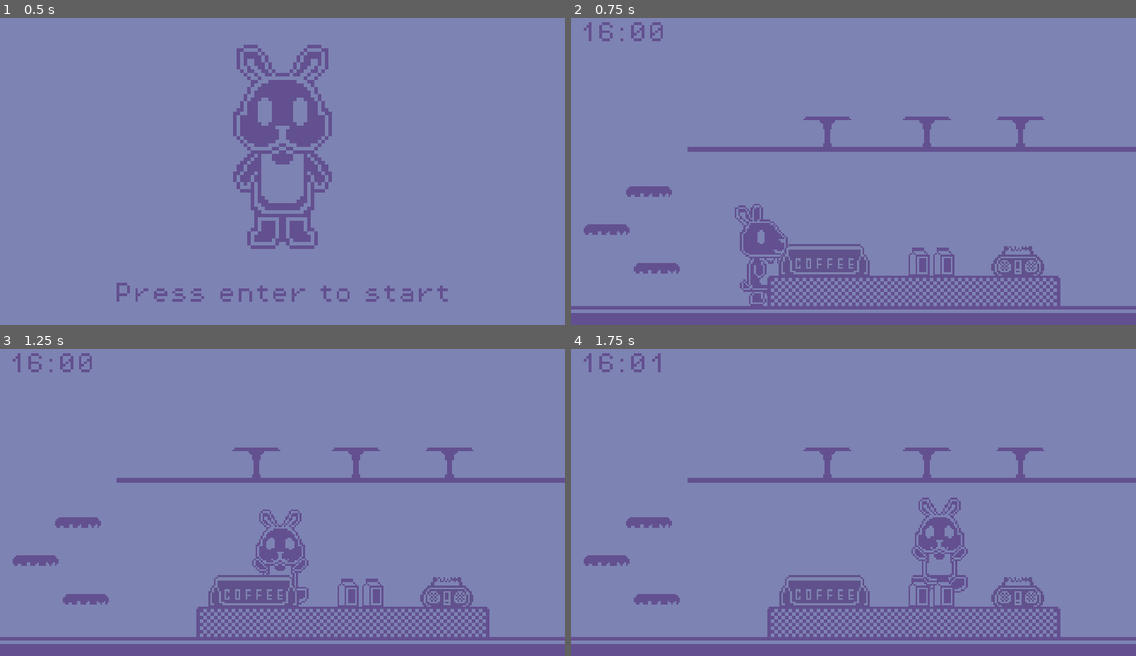
Above: before the commit, frames 1-4 (two rows, left to right).
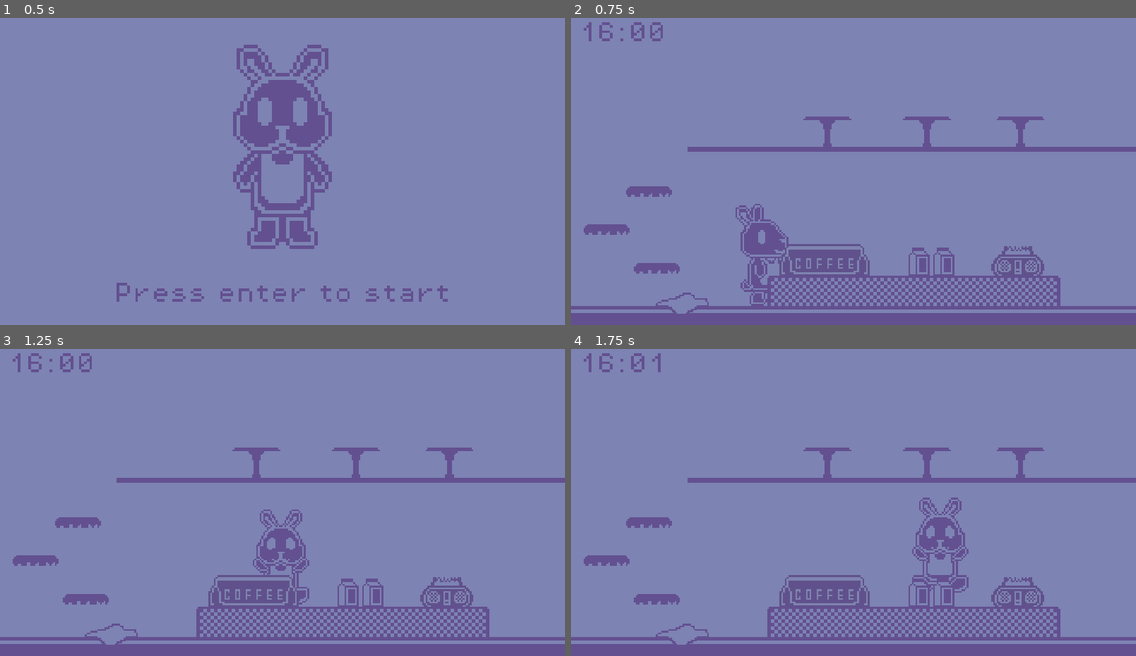
Above: after the commit, the same moments.

Repository: yndajas/1-bit-jam-2
Game: Godot game, scene res://scenes/menu.tscn
Same seed, same stepped clock (60 frames per second), same inputs: the game is played once before the commit and once after it. The project has no main scene, so this scene is started directly.
Inputs:
- Up to frame 1 (0.5 s): no input
- Up to frame 2 (0.75 s): tap Enter (start_game) at 0.5 s; hold Right (move_right) from 0.53 s (still down); hold F (interact) from 0.53 s (still down)
- Up to frame 3 (1.25 s): keep holding Right (move_right); keep holding F (interact); tap Space (jump) at 0.77 s; tap Enter (start_game) at 0.8 s
- Up to frame 4 (1.75 s): keep holding Right (move_right); release F (interact) at 1.28 s; tap Enter (start_game) at 1.35 s; tap Space (jump) at 1.52 s; tap F (interact) at 1.55 s

Frame 1 is identical in both runs. In frame 2, 0.4% of the frame differs, in the area x 15-39%, y 60-97%; in frame 3, 0.5%; in frame 4, 0.5%, in the area x 15-71%, y 48-97%.

Commit message:
Add spillage scene
Spillage will derender if player interacts for > 2 seconds

For now, the spillage is rendered statically in the scene, but it will
need spawning in a random position when oat milk is drunk

Diff:
--- a/scenes/main.tscn
+++ b/scenes/main.tscn
@@ -14,6 +14,7 @@
 [ext_resource type="Texture2D" uid="uid://b0qtsctbixbr5" path="res://assets/images/sprites/table.png" id="9_bfqyb"]
 [ext_resource type="Theme" uid="uid://xerbaooedi4j" path="res://assets/themes/theme.tres" id="10_mf6td"]
 [ext_resource type="Script" path="res://scripts/oat_milk.gd" id="11_hxc5e"]
+[ext_resource type="PackedScene" uid="uid://clqeebn4ppuyf" path="res://scenes/spillage.tscn" id="15_8a5r1"]
 
 [sub_resource type="RectangleShape2D" id="RectangleShape2D_jr63u"]
 size = Vector2(640, 22)
@@ -66,7 +67,7 @@
 position = Vector2(88, 208)
 
 [node name="Player" parent="." instance=ExtResource("4_i60v0")]
-position = Vector2(192, 306)
+position = Vector2(193, 274)
 
 [node name="Counter" type="Sprite2D" parent="."]
 position = Vector2(388, 321)
@@ -129,6 +130,10 @@
 scale = Vector2(2, 2)
 texture = ExtResource("9_bfqyb")
 
+[node name="Spillage" parent="." node_paths=PackedStringArray("player") instance=ExtResource("15_8a5r1")]
+position = Vector2(126, 336)
+player = NodePath("../Player")
+
 [node name="ClockText" type="RichTextLabel" parent="."]
 offset_left = 8.0
 offset_top = 16.0
--- /dev/null
+++ b/scenes/spillage.tscn
@@ -0,0 +1,20 @@
+[gd_scene load_steps=4 format=3 uid="uid://clqeebn4ppuyf"]
+
+[ext_resource type="Texture2D" uid="uid://bp7gllxuv2iw0" path="res://assets/images/sprites/vomit.png" id="1_arkfn"]
+[ext_resource type="Script" path="res://scripts/spillage.gd" id="1_rlufd"]
+
+[sub_resource type="RectangleShape2D" id="RectangleShape2D_7ef6h"]
+size = Vector2(30, 13)
+
+[node name="Spillage" type="Area2D"]
+scale = Vector2(2, 2)
+script = ExtResource("1_rlufd")
+
+[node name="Sprite2D" type="Sprite2D" parent="."]
+texture = ExtResource("1_arkfn")
+
+[node name="CollisionShape2D" type="CollisionShape2D" parent="."]
+shape = SubResource("RectangleShape2D_7ef6h")
+
+[connection signal="body_entered" from="." to="." method="_on_body_entered"]
+[connection signal="body_exited" from="." to="." method="_on_body_exited"]
--- /dev/null
+++ b/scripts/spillage.gd
@@ -0,0 +1,26 @@
+extends Area2D
+
+signal spillage_cleaned
+@export var player: CharacterBody2D
+var fixed: bool = false
+var interaction_time: float = 0.0
+var player_in_range: bool = false
+
+
+func _physics_process(delta: float) -> void:
+	if fixed:
+		emit_signal("spillage_cleaned")
+		self.queue_free()
+	elif player_in_range && !fixed:
+		Global.track_fixable(self, delta)
+
+
+func _on_body_entered(body: Node2D) -> void:
+	if body == player:
+		player_in_range = true
+
+
+func _on_body_exited(body: Node2D) -> void:
+	if body == player:
+		interaction_time = 0
+		player_in_range = false
Not shown: 1 places in scenes/main.tscn that only renumber resources
